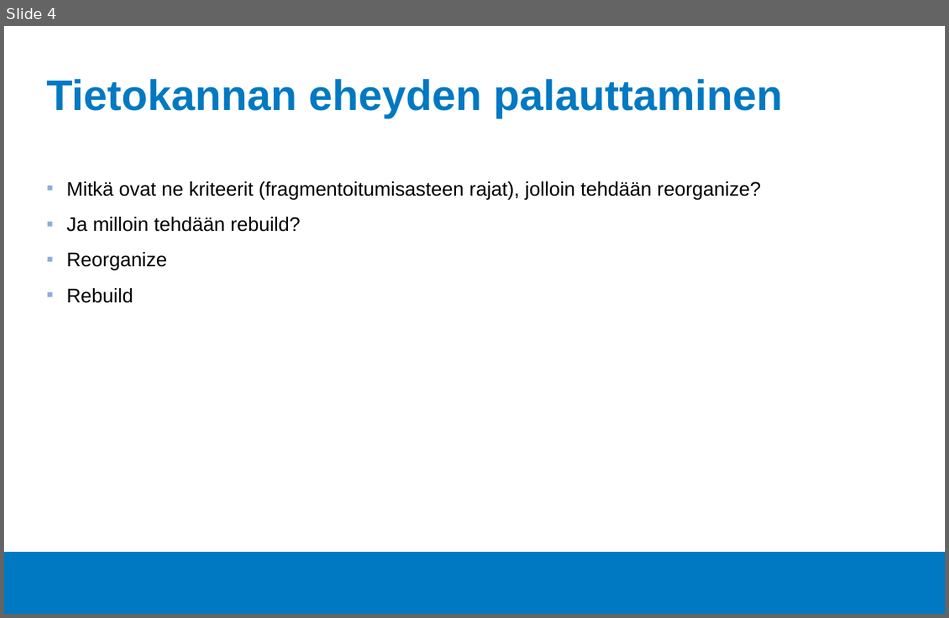
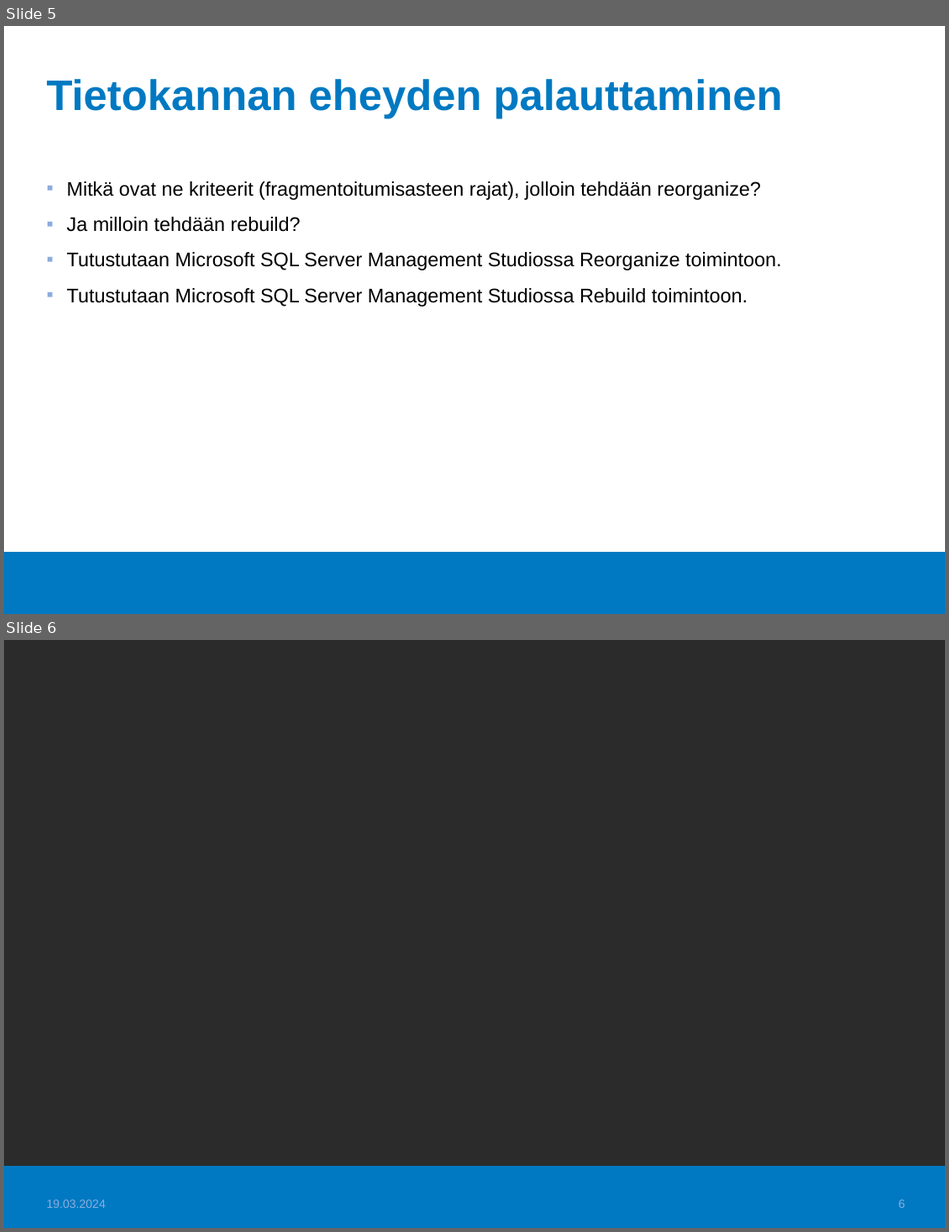
Before and after one commit to Tietokantahallinta/Tietokantahallinta.github.io, a slide deck: luennot/viikko05/Luentokalvot_05.odp. Shown one above the other, each under a label of ours: slide 4 before the commit, slides 5 and 6 after it. The pictures are 949x618 and 949x1232 pixels, drawn with LibreOffice and Linux fonts; fonts in the diff are those of the drawing; background and template pictures are left out; a plain dark background stands for a picture behind light text. Boxes give left, top, right and bottom in pixels: in the first picture for what was removed or moved away, otherwise in the second. Text is boxed around its words. In the diff, an @@ line names an element or a change of style, - is before the commit and + after.

```diff
--- a/luennot/viikko05/Luentokalvot_05.odp
+++ b/luennot/viikko05/Luentokalvot_05.odp
@@ slide 6 added at <box>4,640,945,1228</box>, background picture (left out); not listed: 1 template element that a slide beside it also shows @@
@@ text added at <box>47,1199,106,1208</box>, 10 pt, text #8BADDC @@
+19.03.2024
@@ page number added at <box>899,1199,905,1208</box>, 10 pt, text #8BADDC @@
+6
@@ what was slide 4 is now slide 5 @@
@@ slide 5 changed as well @@
@@ text at <box>67,252,781,307</box>: text changed @@
-▪ Reorganize
-▪ Rebuild
+▪ Tutustutaan Microsoft SQL Server Management Studiossa Reorganize toimintoon.
+▪ Tutustutaan Microsoft SQL Server Management Studiossa Rebuild toimintoon.
```
Also in this commit, not shown: 3 other slides changed, 1 other slide added, 1 slide removed, 10 other files.
